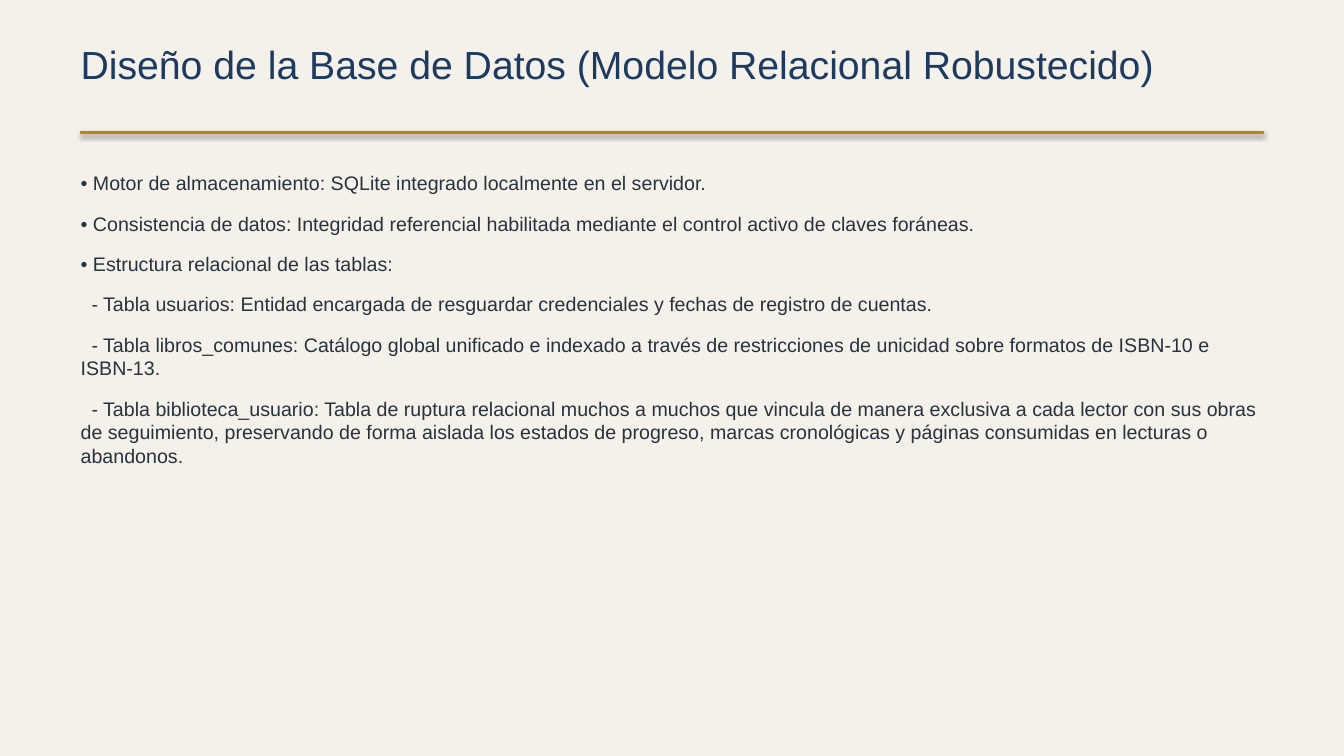
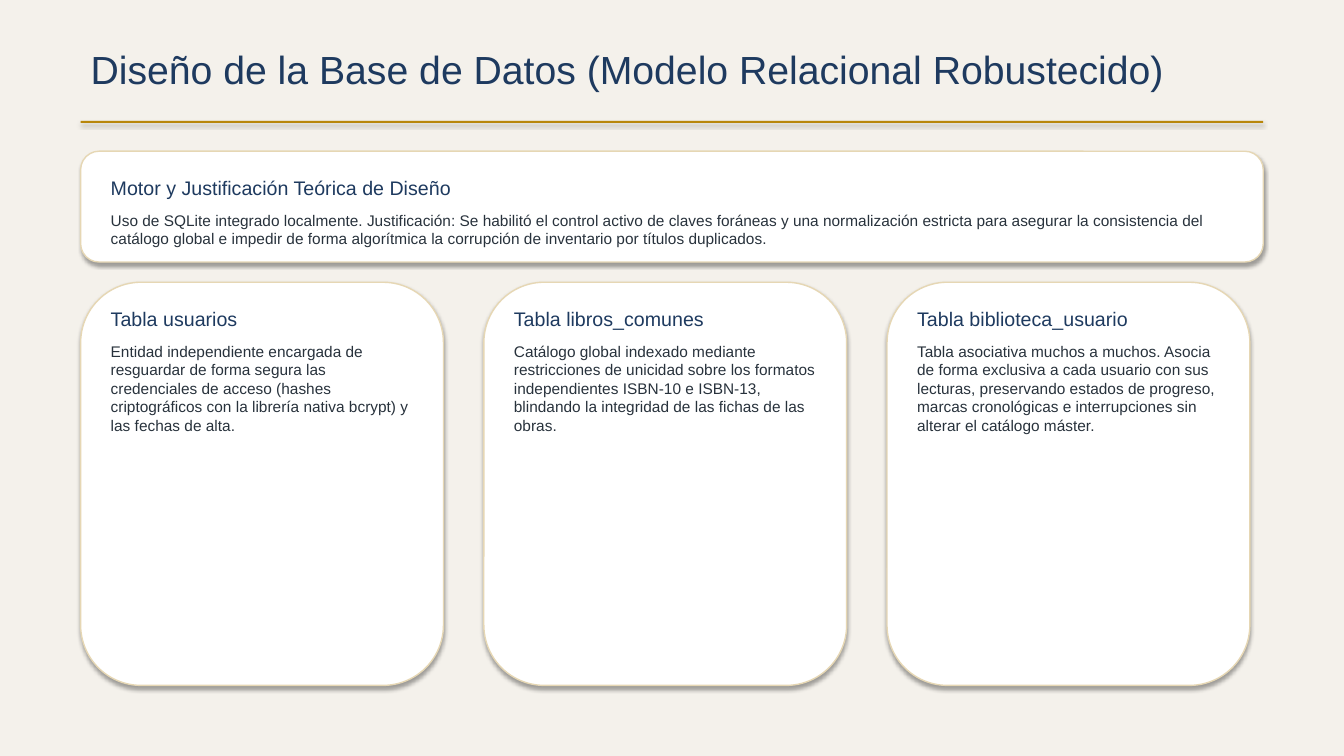
Before and after one commit to dabarra/Mi-Estanteria-Digital, a slide deck: slide 5 of Presentacion_TFM_Daniel_Barrasa.pptx. Drawn at 1344x756 pixels with LibreOffice and Linux fonts; fonts in the diff are those of the drawing. Boxes give left, top, right and bottom in pixels: in the first picture for what was removed or moved away, otherwise in the second. Text is boxed around its words. In the diff, an @@ line names an element or a change of style, - is before the commit and + after.

Commit message:
docs: actualizar presentación ejecutiva del TFM a la versión premium v3 - Incorporada la justificación metodológica de la persistencia y el enfoque PMV asistido por IA. - Añadida nueva sección con la estrategia de testing (pruebas unitarias, control de concurrencia y validación de contramedidas). - Documentadas las métricas de rendimiento del semillero automatizado (<1.5s) y de compresión multimedia de Pillow (~45%). - Establecida la hoja de ruta evolutiva a largo plazo (PostgreSQL, Amazon S3 y recomendador semántico de lecturas basado en LLMs).

```diff
--- a/Presentacion_TFM_Daniel_Barrasa.pptx
+++ b/Presentacion_TFM_Daniel_Barrasa.pptx
@@ text "Diseño de la Base de ...": place and size @@
-text "Diseño de la Base de ..." at [81, 50, 1154, 87]
+text "Diseño de la Base de ..." at [91, 55, 1164, 92]
@@ rectangle: place and size @@
-rectangle at [81, 131, 1263, 134]
+rectangle at [81, 121, 1263, 123]
@@ rectangle at [81, 121, 1263, 123]: outline #B8860B 0.75 pt to none @@
@@ text removed at [81, 175, 1256, 463] @@
-• Motor de almacenamiento: SQLite integrado localmente en el servidor.
-• Consistencia de datos: Integridad referencial habilitada mediante el control activo de claves foráneas.
-• Estructura relacional de las tablas:
-- Tabla usuarios: Entidad encargada de resguardar credenciales y fechas de registro de cuentas.
-- Tabla libros_comunes: Catálogo global unificado e indexado a través de restricciones de unicidad sobre formatos de ISBN-10 e ISBN-13.
-- Tabla biblioteca_usuario: Tabla de ruptura relacional muchos a muchos que vincula de manera exclusiva a cada lector con sus obras de seguimiento, preservando de forma aislada los estados de progreso, marcas cronológicas y páginas consumidas en lecturas o abandonos.
@@ rounded rectangle added at [81, 151, 1263, 262], fill #FFFFFF, outline #E6D7B4 1 pt @@
@@ text added at [111, 180, 1203, 248], 11 pt, text #28323C @@
+Motor y Justificación Teórica de Diseño
+Uso de SQLite integrado localmente. Justificación: Se habilitó el control activo de claves foráneas y una normalización estricta para asegurar la consistencia del catálogo global e impedir de forma algorítmica la corrupción de inventario por títulos duplicados.
@@ rounded rectangle added at [81, 282, 444, 686], fill #FFFFFF, outline #E6D7B4 1 pt @@
@@ rounded rectangle added at [484, 282, 847, 686], fill #FFFFFF, outline #E6D7B4 1 pt @@
@@ rounded rectangle added at [887, 282, 1250, 686], fill #FFFFFF, outline #E6D7B4 1 pt @@
@@ text added at [111, 311, 408, 431], 11 pt, text #28323C @@
+Tabla usuarios
+Entidad independiente encargada de resguardar de forma segura las credenciales de acceso (hashes criptográficos con la librería nativa bcrypt) y las fechas de alta.
@@ text added at [514, 311, 815, 431], 11 pt, text #28323C @@
+Tabla libros_comunes
+Catálogo global indexado mediante restricciones de unicidad sobre los formatos independientes ISBN-10 e ISBN-13, blindando la integridad de las fichas de las obras.
@@ text added at [917, 311, 1214, 434], 11 pt, text #28323C @@
+Tabla biblioteca_usuario
+Tabla asociativa muchos a muchos. Asocia de forma exclusiva a cada usuario con sus lecturas, preservando estados de progreso, marcas cronológicas e interrupciones sin alterar el catálogo máster.
```
Also in this commit, not shown: 5 other slides changed, 3 slides added, 2 slides removed.
